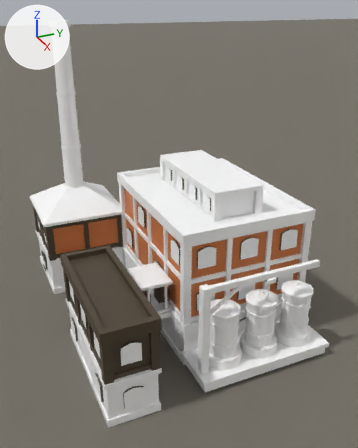
An edit to the Blender file src/DeepFrontier/Art/Source/FoodPackagingWorks-ReferenceStudy.blend, drawn before and after from the same camera.
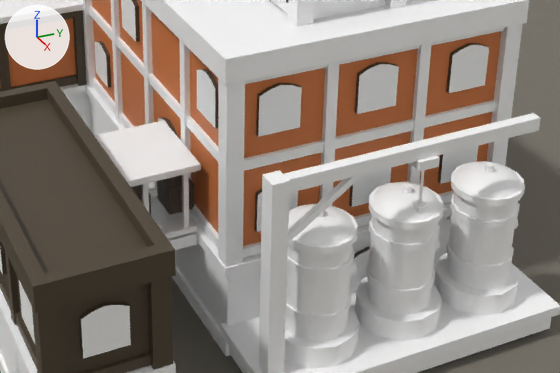
Each version is shown whole from a 50 mm lens placed at (6.82, -6.64, 7.26), pointed at (-2.95, -2.25, 2.38), then close up on the part from 24% to 92% of the width and 47% to 83% of the height. Every picture has the same lights, and +X, +Y and +Z are marked at upper left. The first two pictures are the older version.

In view in the first close-up: 'BridgeCrates', 'FoodPackagingWorks.Architecture', 'Plane' and 1 more.
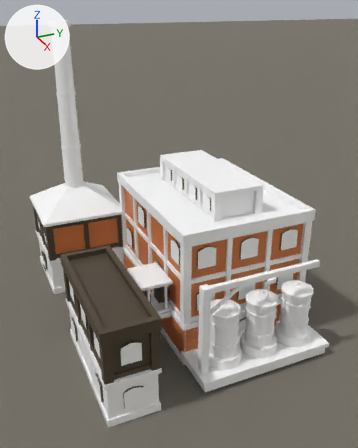
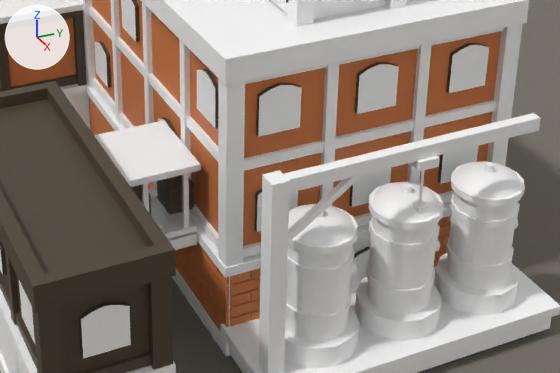
What differs and where, as boxes (x1, y1, x2, y2) in the close-ups (560 x 373 px):
part 1 of me_foodpackagingworks_architecture, added: after (209, 307, 222, 331)
part 2 of me_foodpackagingworks_architecture, added: after (193, 284, 210, 315)
part 3 of me_foodpackagingworks_architecture, added: after (178, 262, 194, 292)
part 4 of me_foodpackagingworks_architecture, added (mostly hidden): after (89, 97, 451, 327)

Edits to the bpy script that builds the scene:
```text
Change me_foodpackagingworks_architecture:
    used by ob_foodpackagingworks_architecture; location = (0.0, 0.0, 0.0)
    remove me_foodpackagingworks_architecture.from_pydata(...)  # 7167 vertices, 3789 faces; spans x -7.09..0.06, y -5.09..0.26, z -0.03..6.75
    add me_foodpackagingworks_architecture.from_pydata(...)  # 8415 vertices, 4579 faces; spans x -7.09..0.06, y -5.09..0.26, z -0.03..6.75
    me_foodpackagingworks_architecture part 1: a new loose piece, a box spanning x -1.373..-0.986, y -3.02..-2.994, z 0.146..0.261, in mat_plaster_orange_ironteeth (its picture is missing)
    me_foodpackagingworks_architecture part 2: the loose piece of 8 vertices spanning x -4.86..-1.13, y -2.99..-2.95, z 1.01..1.12 is copied, and the copy is scaled about its middle by (0.104, 0.65, 1.15), then moved by (1.42, -0.04, -0.86), in mat_plaster_orange_ironteeth (its picture is missing); it spans x -1.77..-1.38, y -3.02..-2.99, z 0.15..0.26
    me_foodpackagingworks_architecture part 3: the loose piece of 8 vertices spanning x -4.86..-1.13, y -2.99..-2.95, z 1.01..1.12 is copied, and the copy is scaled about its middle by (0.104, 0.65, 1.15), then moved by (1.02, -0.04, -0.86), in mat_plaster_orange_ironteeth (its picture is missing); it spans x -2.17..-1.78, y -3.02..-2.99, z 0.15..0.26
    me_foodpackagingworks_architecture part 4: 1008 vertices added at x -5.02..-0.98, y -3.02..-0.02, z 0.15..0.89
    other edits to the shape of me_foodpackagingworks_architecture do not show in these pictures
```
